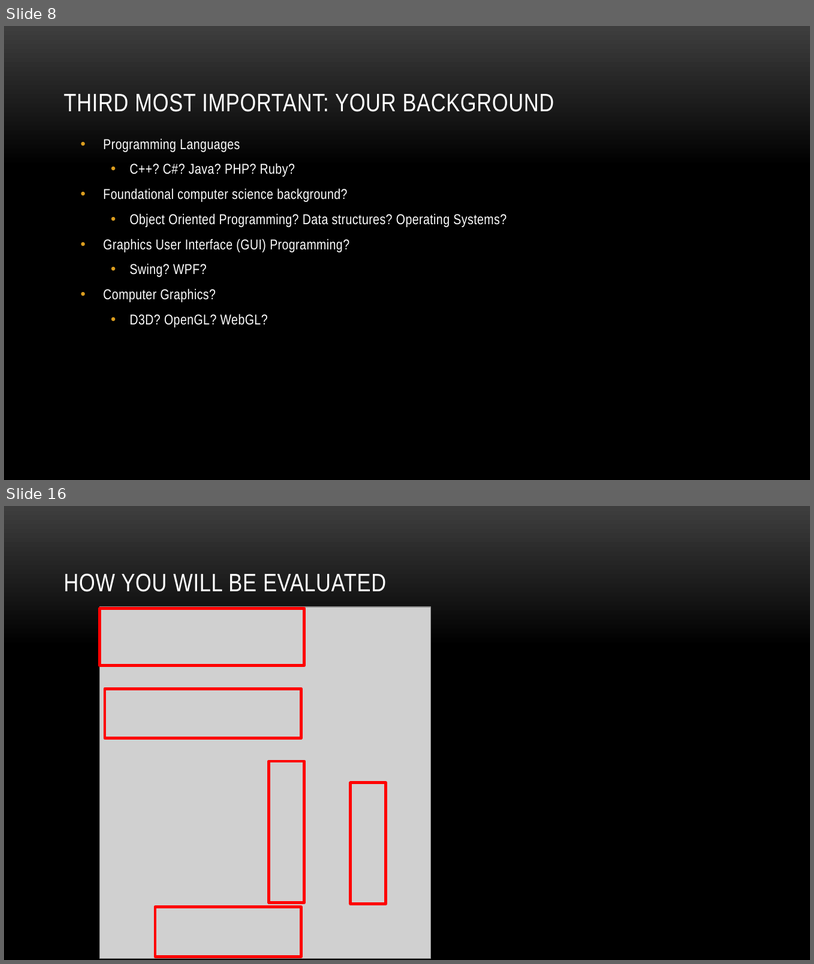
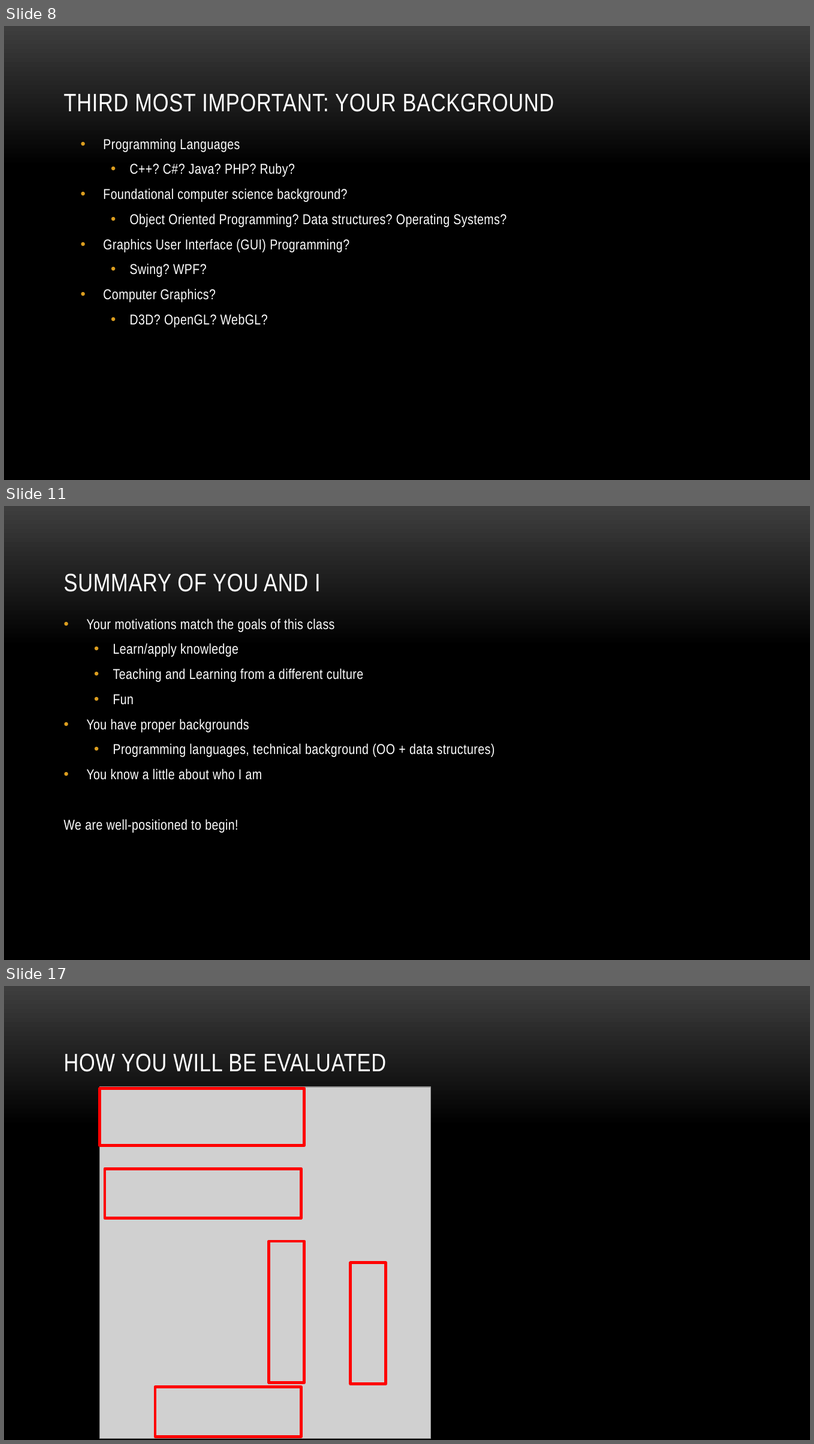
Before and after one commit to myuwbclasses/IntroGameDevelopment, a slide deck: PPT/Intro.pptx. Shown one above the other, each under a label of ours: slides 8 and 16 before the commit, slides 8, 11 and 17 after it; the slides between them are not shown. The pictures are 814x964 and 814x1444 pixels, drawn with LibreOffice and Linux fonts; fonts in the diff are those of the drawing; grey boxes stand for pictures; background and template pictures are left out. Boxes give left, top, right and bottom in pixels: in the first picture for what was removed or moved away, otherwise in the second. Text is boxed around its words. In the diff, an @@ line names an element or a change of style, - is before the commit and + after.

```diff
--- a/PPT/Intro.pptx
+++ b/PPT/Intro.pptx
@@ slide 11 added at (4,506,810,960), background picture (left out) @@
@@ title added at (64,573,321,592), 30 pt, text #FFFFFF @@
+SUMMARY OF YOU AND I
@@ text added at (64,618,495,832), 17 pt, text #FFFFFF @@
+• Your motivations match the goals of this class
+  • Learn/apply knowledge
+  • Teaching and Learning from a different culture
+  • Fun
+• You have proper backgrounds
+  • Programming languages, technical background (OO + data structures)
+• You know a little about who I am
+We are well-positioned to begin!
@@ what was slide 16 is now slide 17 @@
```
Also in this commit, not shown: 9 slides changed, 2 other files.
